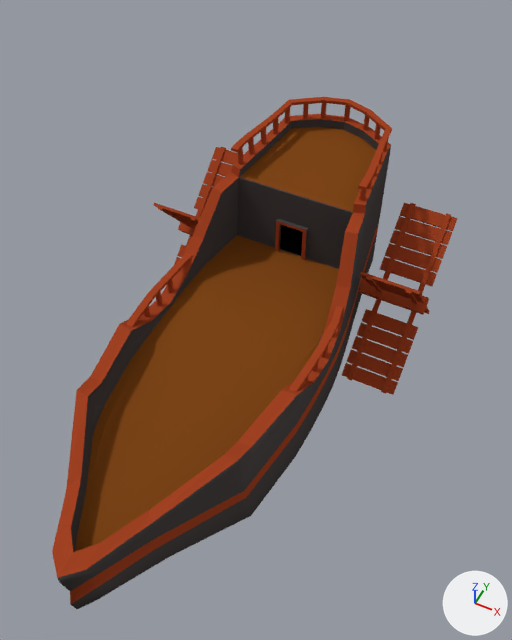
Two versions of the Blender file Endless Ocean/Assets/Resources/Prefabs/Characters/overworldship.blend, one commit apart.
Rendered twice from a 50 mm lens placed at (3.58, -5.61, 9.36), pointed at (0.36, 0.82, 1.32). Lighting does not change. The marker at lower right points along +X, +Y and +Z.

Before the edit, the objects in view are built like this:
```python
me_cube = bpy.data.meshes.new('Cube')
me_cube.from_pydata(...)  # 948 vertices, 953 faces; spans x -1.52..1.52, y -3.7..5.26, z -1.0..2.23
# faces by material slot: [5, 742, 102, 104]
me_cube.materials.append(mat_door)  # black #050505
me_cube.materials.append(mat_material_001)  # dark grey #494443
me_cube.materials.append(mat_stripe1)  # brown #a14223
me_cube.materials.append(mat_wood)  # brown #7f4619
# before: 73 (0.43, 4.47, 2.07) at pixel (353, 152), 101 (0.21, 4.48, 2.07) at pixel (341, 149), 222 (0.84, 4.46, 2.07), 284 (0.48, 4.47, 2.07) at pixel (356, 153), 341 (0.85, 4.66, 2.07)
# before: 344 (0.86, 4.45, 2.07), 349 (0.42, 4.93, 2.07) at pixel (362, 138), 351 (0.21, 4.99, 2.07) at pixel (352, 133), 355 (0.83, 4.67, 2.07), 358 (0.48, 4.9, 2.07) at pixel (364, 140)
# before: 435 (0.0, 4.49, 2.07) at pixel (330, 145), 499 (-0.43, 4.47, 2.07) at pixel (308, 139), 527 (-0.21, 4.48, 2.07) at pixel (319, 142), 673 (-0.84, 4.46, 2.07) at pixel (286, 134), 744 (-0.48, 4.47, 2.07) at pixel (305, 139)
# before: 807 (-0.85, 4.66, 2.07) at pixel (291, 128), 809 (0.0, 5.05, 2.07) at pixel (342, 129), 812 (-0.86, 4.45, 2.07) at pixel (285, 134), 817 (-0.42, 4.93, 2.07) at pixel (318, 126), 819 (-0.21, 4.99, 2.07) at pixel (330, 128)
# before: 823 (-0.83, 4.67, 2.07) at pixel (292, 128), 826 (-0.48, 4.9, 2.07) at pixel (315, 126)
me_cube_001 = bpy.data.meshes.new('Cube.001')
me_cube_001.from_pydata(...)  # 496 vertices, 364 faces; spans x -1.0..0.9, y -7.8..7.7, z -6.9..8.1
me_cube_001.materials.append(mat_material_003)  # brown #a14223
me_cylinder = bpy.data.meshes.new('Cylinder')
me_cylinder.from_pydata(...)  # 1740 vertices, 1015 faces; spans x -63.6..3.0, y -19.8..108.5, z -1.0..6.1
me_cylinder.materials.append(mat_material_002)  # brown #a14223
ob_cube = bpy.data.objects.new('Cube', me_cube)
ob_cube.location = (0.0, 0.0, 0.0)
ob_cube_001 = bpy.data.objects.new('Cube.001', me_cube_001)
ob_cube_001.location = (0.02, 3.52, 0.0)
ob_cube_001.rotation_euler = (0.689, 0.0, 0.0)  # degrees (39, 0, 0)
ob_cube_001.scale = (2.61, 0.218, 0.218)
ob_cylinder = bpy.data.objects.new('Cylinder', me_cylinder)
ob_cylinder.location = (1.35, 0.37, 0.92)
ob_cylinder.scale = (0.0446, 0.0446, 0.274)
```
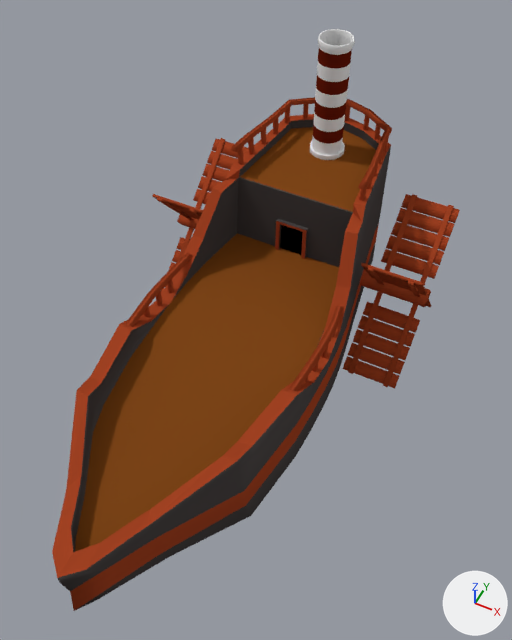
What changed in the scene script:
```text
Add mat_material_004:
    mat_material_004 = diffuse_material('Material.004')
    mat_material_004.base_color = (0.138, 0.011, 0.00273)  # dark red #681b09
Add mat_material_005:
    mat_material_005 = diffuse_material('Material.005')
    mat_material_005.base_color = (0.8, 0.8, 0.8)  # white #e7e7e7
Change me_cylinder:
    where me_cylinder.from_pydata(...)  # 1740 vertices, 1015 faces; spans x -63.6..3.0, y -19.8..108.5, z -1.0..6.1
    used by ob_cylinder; location = (1.35, 0.37, 0.92); scale = (0.0446, 0.0446, 0.274)
    me_cylinder part 1: all faces are now shaded smooth (1015 of 1015 changed)
Change me_cube:
    used by ob_cube; location = (0.0, 0.0, 0.0)
    verts and faces of me_cube; kept vertices keep their numbers, new ones are numbered from 948
    remove me_cube.from_pydata(...)  # 948 vertices, 953 faces; spans x -1.52..1.52, y -3.7..5.26, z -1.0..2.23
    add me_cube.from_pydata(...)  # 947 vertices, 951 faces; spans x -1.52..1.52, y -3.7..5.26, z -1.0..2.23
    me_cube part 2
    15 vertices are removed from x -1.26..-0.22, y -3.12..2.94, z 0.74..0.78
    39 faces are deleted
    40 vertices in x -1.52..1.52, y -3.7..5.23, z 0.25..0.26 move by (0.0, 0.0, -0.22)
    37 vertices in x -0.61..1.22, y -3.12..2.94, z 0.78 move by (0.0, 0.0, 0.04)
    14 vertices in x -1.16..1.08, y -3.57..1.13, z 0.77 move by (0.0, 0.0, 0.05)
    10 vertices in x -1.22..1.22, y -1.21..1.18, z 0.76 move by (0.0, 0.0, 0.06)
    8 vertices in x 0.45..1.28, y 2.81..3.01, z -1.0..2.08 move by (0.04, -0.24, 0.0)
    7 vertices in x -1.25..1.26, y -0.45..1.46, z 0.75 move by (0.0, 0.0, 0.07)
    41 vertices move from x -1.28..1.28, y -2.61..3.01, z -1.0..2.08 to x -1.27..1.32, y -2.61..2.94, z -1.0..2.08
    14 vertices are added at x -1.26..-0.22, y -3.12..2.94, z 0.82
    25 new faces join them, mat_wood (brown #7f4619)
    8 new faces join them, mat_material_001 (dark grey #494443), smooth
    4 new faces join them, mat_material_001 (dark grey #494443)
    me_cube part 3
    add delete_faces([(73, 101, 435, 809, 351, 349, 358, 355, 341, 344, 222, 284), (435, 527, 499, 744, 673, 812, 807, 823, 826, 817, 819, 809)])
    add faces += [(73, 284, 222, 344, 341, 355, 358, 349, 351, 809, 435, 101), (435, 809, 819, 817, 826, 823, 807, 812, 673, 744, 499, 527)]  # mat_wood (brown #7f4619)
Add me_cylinder_001:
    me_cylinder_001.from_pydata(...)  # 512 vertices, 481 faces; spans x -1.15..1.21, y -1.17..1.19, z -0.93..0.73
    # faces by material slot: [128, 353]
    me_cylinder_001.materials.append(mat_material_004)  # dark red #681b09
    me_cylinder_001.materials.append(mat_material_005)  # white #e7e7e7
Change ob_cube_001:
    ob_cube_001.location: (0.02, 3.52, 0.0) -> (0.02, 3.52, 0.19)
Add ob_cylinder_001:
    ob_cylinder_001 = bpy.data.objects.new('Cylinder.001', me_cylinder_001)
    ob_cylinder_001.location = (-0.02, 4.34, 2.96)
    ob_cylinder_001.scale = (0.258, 0.258, -1.24)
```

Where the change shows, as pixel boxes [x1, y1, x2, y2] in the pictures (512 x 640 px; the box of a moved part takes in the faces that stretch with it):
'Cube', reshaped: before [52, 114, 391, 609]; after [52, 114, 391, 611]
'Cube.001', moved: before [153, 147, 457, 395]; after [152, 138, 460, 388]
'Cylinder.001', added: after [310, 29, 355, 160]
    faces in mat_material_005 (white #e7e7e7): [310, 29, 355, 160]
    faces in mat_material_004 (dark red #681b09): [313, 48, 352, 144]
part 1 of me_cylinder, shading changed: [126, 97, 392, 391] in both
part 2 of me_cube, moved or reshaped: before [70, 165, 379, 609]; after [70, 165, 379, 611]
part 3 of me_cube, moved or reshaped: [286, 127, 376, 159] in both
